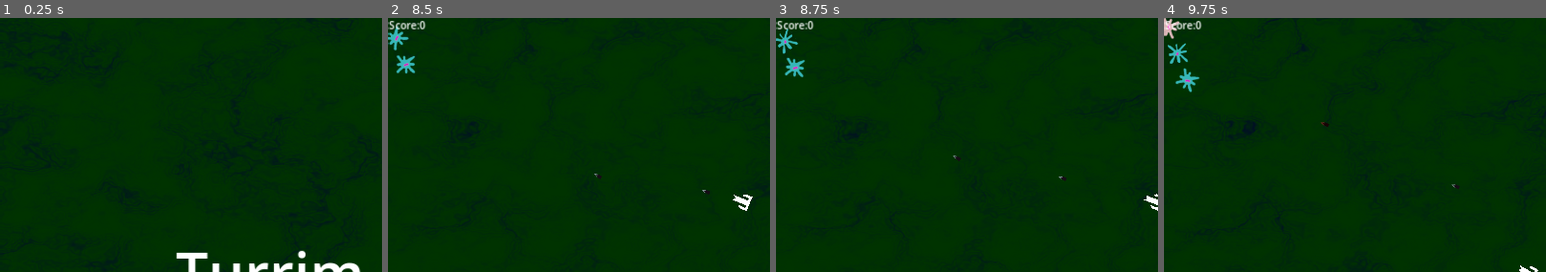
Above: before the commit, frames 1-4 (left to right).
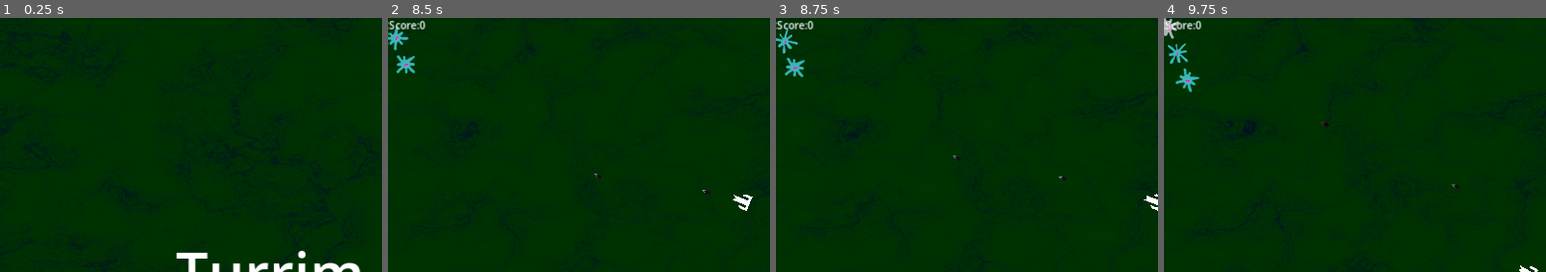
Above: after the commit, the same moments.

Repository: Habidakus/turrim-caelum
Game: Godot game, scene res://Scenes/main.tscn
The game is run twice, just before and just after one commit, with the same random seed, the same clock (stepped at 60 frames per second) and the same inputs. The engine's default icon, where the game draws it, is replaced by a stand-in: a white triangle on a blue panel in a dark square.
Inputs (mouse positions are % of the whole screen's width and height, from its top left):
- Up to frame 1 (0.25 s): no input
- Up to frame 2 (8.5 s): tap Enter (pause) at 0.5, 2 s; move the mouse to (72, 45) at 0.52 s; hold D (move_right) 0.53-1.28 s; click (72, 45) at 0.67 s; tap Space at 1.25, 3.5 s; move the mouse to (30, 55) at 1.27 s; hold S (move_down) 1.28-2.03 s; move the mouse to (60, 28) at 2.02 s; hold D (move_right) 2.03-2.75 s; click "Play Now" at 2.75 s; move the mouse to (45, 70) at 3.52 s; hold W (move_up) 3.53-4.28 s; click (45, 70) at 3.67 s; move the mouse to (80, 65) at 4.27 s; hold A (move_left) 4.28-5.78 s; move the mouse to (20, 35) at 5.02 s; move the mouse to (55, 50) at 5.77 s; hold S (move_down) 5.78-6.53 s; click (55, 50) at 5.92 s; move the mouse to (35, 25) at 6.52 s; hold D (move_right) 6.53-7.28 s; move the mouse to (72, 45) at 7.27 s; hold W (move_up) 7.28-8.03 s; move the mouse to (30, 55) at 8.02 s; hold D (move_right) from 8.03 s (still down); click (30, 55) at 8.17 s
- Up to frame 3 (8.75 s): keep holding D (move_right)
- Up to frame 4 (9.75 s): move the mouse to (60, 28) at 8.77 s; release D (move_right) at 8.78 s; hold S (move_down) 8.78-9.53 s; move the mouse to (45, 70) at 9.52 s; hold A (move_left) from 9.53 s (still down)
The pictures show only the part of the screen within x 0-50%, y 0-50%; the shares and areas given below are measured in that part.

Frames 1-3 are identical in both runs. In frame 4, 0.1% of the frame differs, in the area x 0-4%, y 0-8%.

Commit message:
Updated comments

Diff:
--- a/Graphics/mob.gdshader
+++ b/Graphics/mob.gdshader
@@ -8,7 +8,7 @@
 	{
 		if (COLOR.a > 0.0)
 		{
-			float v = abs(sin(TIME * mutatorA * mutatorA * 3.0));
+			float v = abs(sin(TIME * mutatorA * mutatorA * 2.0));
 			COLOR.r = mix(COLOR.r, 1, v);
 		}
 	}
--- a/Scripts/main.gd
+++ b/Scripts/main.gd
@@ -32,12 +32,10 @@
 #   - power shot
 #   - hailstorm
 #   - movement-based power attacks (move in circle, move in star pattern, etc...)
-#   - GIVE & TAKE, some advancements increase one stat while takng others away
 # - Add more curses
 # Bugs to fix:
 # - Add sound & VFX feedback when selecting upgrade card
 # - fix collision bug on larger enemies (or is it enemies at 45 degree angles?)
-# - when mothers spawn children, lerp them to their start locations (so as not to land on player)
 
 var screen_size;
 var rng = RandomNumberGenerator.new()
@@ -138,11 +136,11 @@
 
 func advance_id(advanceAmount : float):
 	var increase : float = float(min(200, mobId)) * (advanceAmount - 1.0)
-	mobId += increase
+	mobId += int(round(increase))
 
 func advance_spawnrate(advanceAmount : float):
 	var increase : float = float(min(100, mobId)) * (advanceAmount - 1.0)
-	monster_spawnrate_increase += increase
+	monster_spawnrate_increase += int(round(increase))
 
 func add_path_point(start: Vector2, end: Vector2, desired_length: float, curve : Curve2D) -> Curve2D:
 	var best_bl = 0
